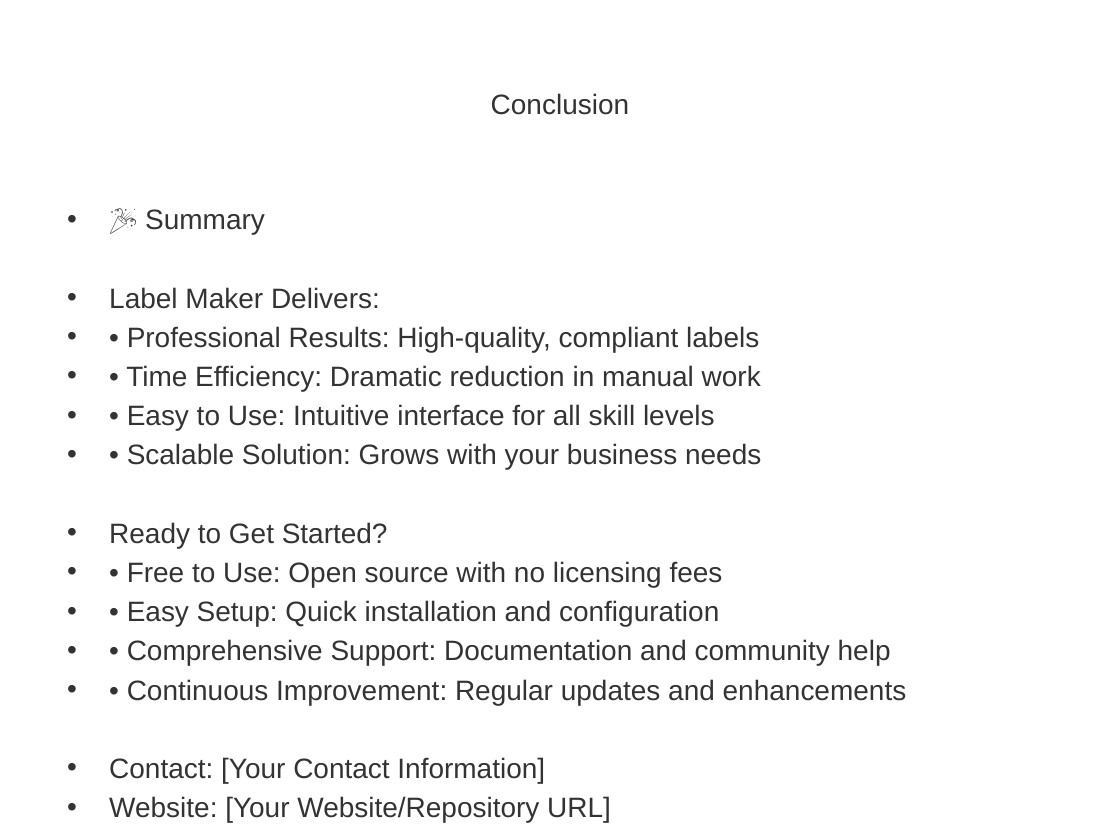
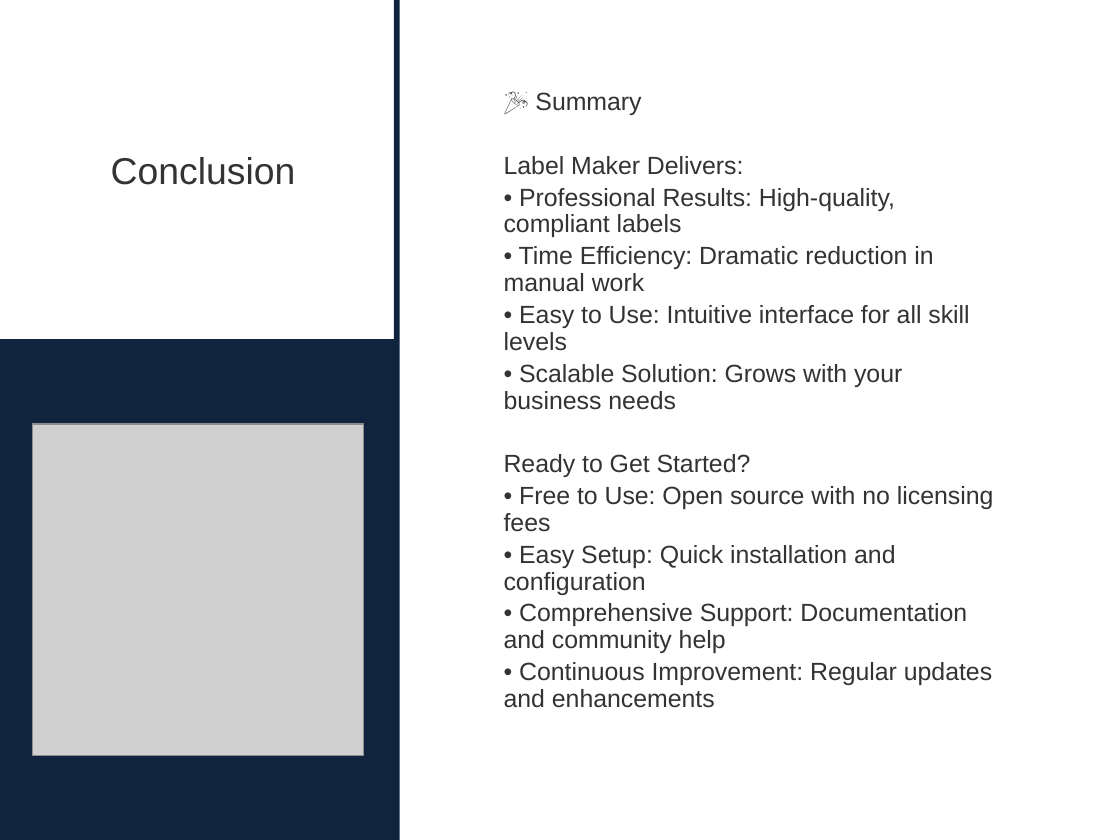
Before and after one commit to leruseadam/AGTDesigner, a slide deck: slide 14 of Label_Maker_Presentation.pptx. Drawn at 1120x840 pixels with LibreOffice and Linux fonts; fonts in the diff are those of the drawing; grey boxes stand for pictures. Boxes give left, top, right and bottom in pixels: in the first picture for what was removed or moved away, otherwise in the second. Text is boxed around its words. In the diff, an @@ line names an element or a change of style, - is before the commit and + after.

```diff
--- a/Label_Maker_Presentation.pptx
+++ b/Label_Maker_Presentation.pptx
@@ rectangle added at [394, 0, 399, 839], fill #0F243E @@
@@ title "Conclusion": place and size @@
-title "Conclusion" at [491, 93, 629, 115]
+title "Conclusion" at [111, 157, 296, 185]
@@ title "Conclusion" at [111, 157, 296, 185]: size 18 to 24 pt @@
@@ text "🎉 Summary": place and size @@
-text "🎉 Summary" at [109, 209, 907, 822]
+text "🎉 Summary" at [504, 92, 994, 708]
@@ text "🎉 Summary" at [504, 92, 994, 708]: size 18 to 16 pt; bullet • to none; line spacing 1 to 0.9; vertical alignment top to middle @@
@@ rectangle added at [0, 339, 396, 840], fill #0F243E @@
@@ picture added at [32, 424, 364, 756] @@
@@ text at [109, 757, 611, 822]: paragraphs removed @@
-• Contact: [Your Contact Information]
-• Website: [Your Website/Repository URL]
```
Also in this commit, not shown: 14 other slides changed, 10 other files.
